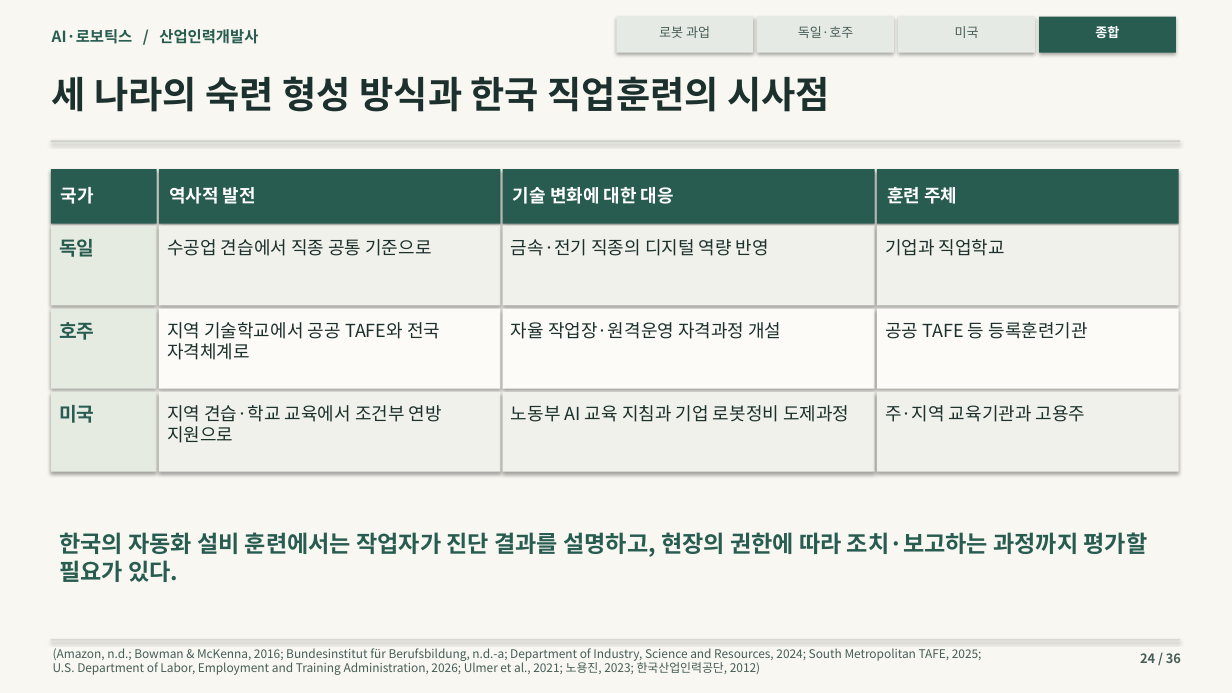
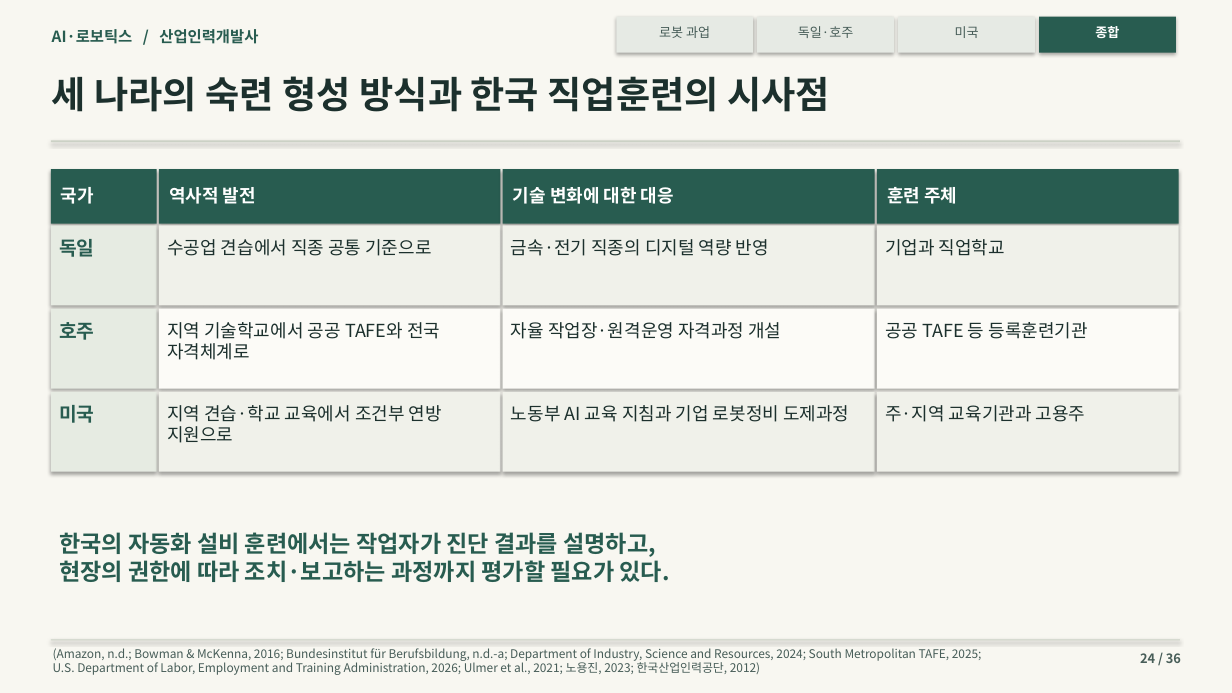
Before and after one commit to 01Chungee10/vet-history-rehearsal, a slide deck: slide 24 of presentation-r012.pptx. Drawn at 1232x693 pixels with LibreOffice and Linux fonts; fonts in the diff are those of the drawing. Boxes give left, top, right and bottom in pixels: in the first picture for what was removed or moved away, otherwise in the second. Text is boxed around its words. In the diff, an @@ line names an element or a change of style, - is before the commit and + after.

```diff
--- a/presentation-r012.pptx
+++ b/presentation-r012.pptx
@@ text at (x1=59, y1=532, x2=670, y2=582): text changed @@
-한국의 자동화 설비 훈련에서는 작업자가 진단 결과를 설명하고, 현장의 권한에 따라 조치·보고하는 과정까지 평가할 필요가 있다.
+한국의 자동화 설비 훈련에서는 작업자가 진단 결과를 설명하고,
+현장의 권한에 따라 조치·보고하는 과정까지 평가할 필요가 있다.
```
Also in this commit, not shown: 1 other slide changed, 2 other files.
